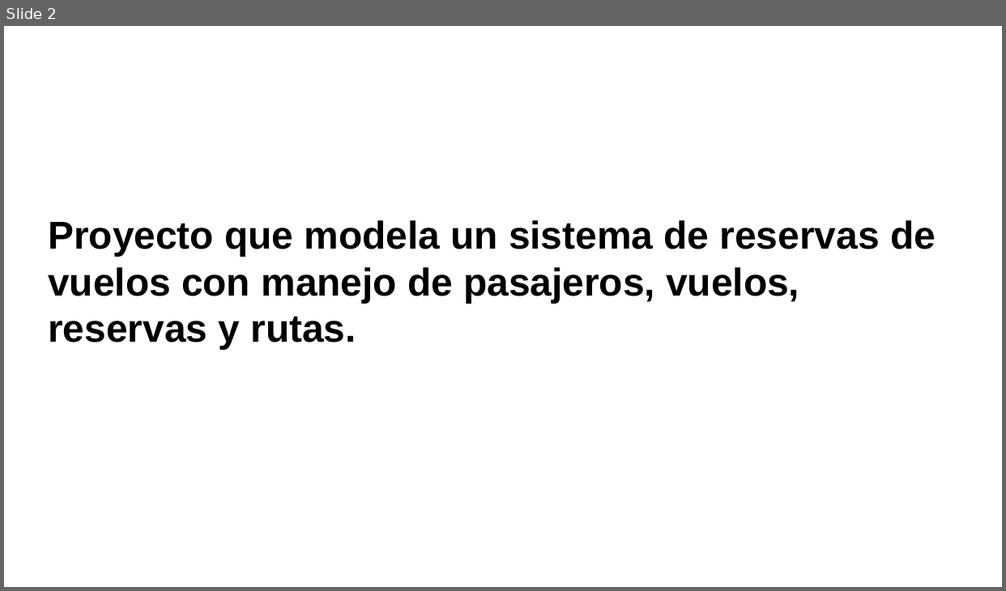
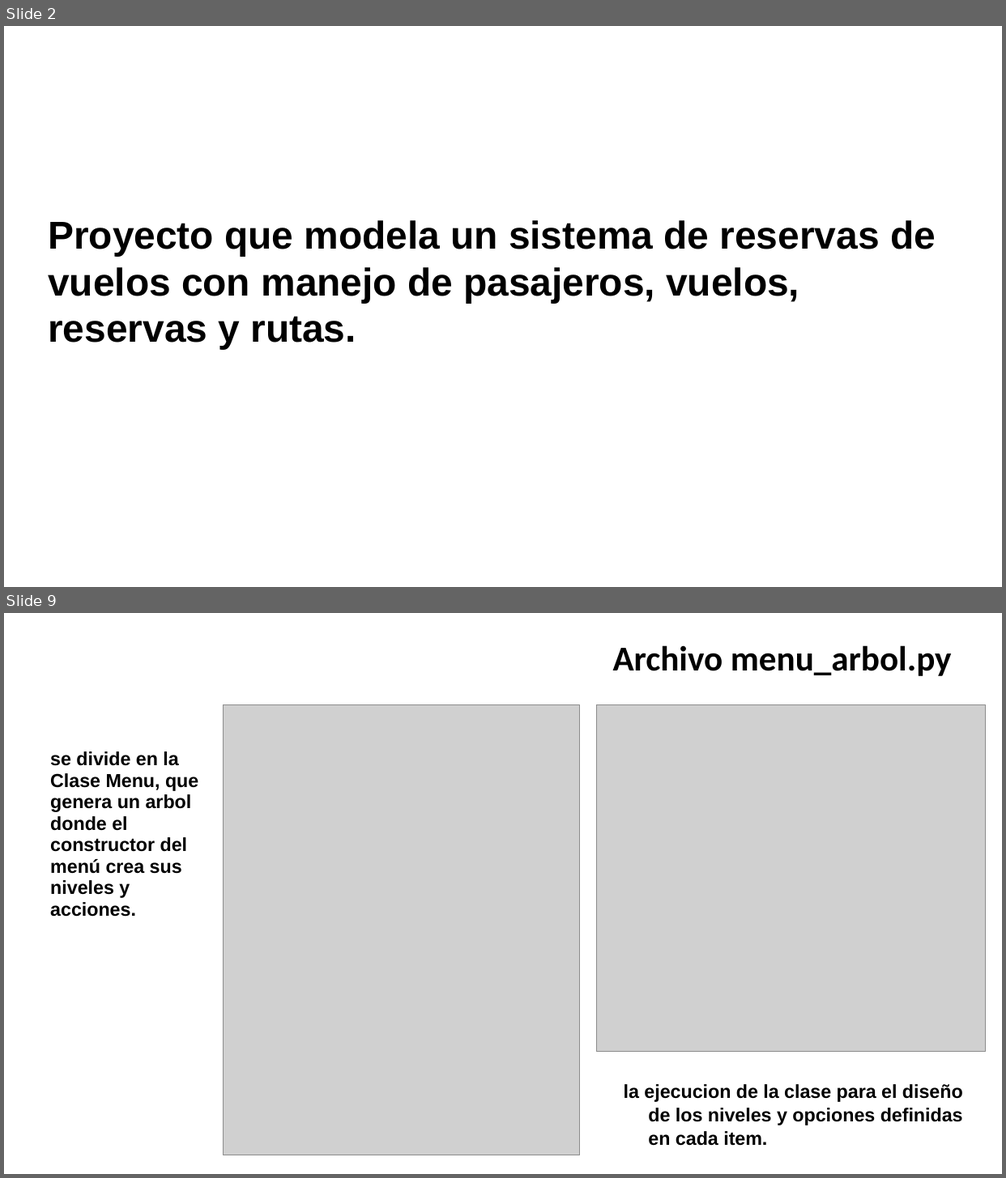
Before and after one commit to MarielaIPS/Final, a slide deck: Sistema de vuelos.pptx. Shown one above the other, each under a label of ours: slide 2 before the commit, slides 2 and 9 after it; the slides between them are not shown. The pictures are 1006x591 and 1006x1178 pixels, drawn with LibreOffice and Linux fonts; fonts in the diff are those of the drawing; grey boxes stand for pictures; background and template pictures are left out. Boxes give left, top, right and bottom in pixels: in the first picture for what was removed or moved away, otherwise in the second. Text is boxed around its words. In the diff, an @@ line names an element or a change of style, - is before the commit and + after.

```diff
--- a/Sistema de vuelos.pptx
+++ b/Sistema de vuelos.pptx
@@ slide 9 added at [4,613,1002,1174], background picture (left out) @@
@@ title added at [613,645,952,676], 25.2 pt, text #000000, bold @@
+  Archivo menu_arbol.py
@@ picture added at [224,705,580,1155] @@
@@ picture added at [597,705,986,1051] @@
@@ text added at [50,752,198,917], 13.6 pt, text #000000, bold @@
+se divide en la Clase Menu, que genera un arbol donde el constructor del menú crea sus niveles y acciones.
@@ text added at [624,1084,963,1146], 13.6 pt, text #000000, bold @@
+la ejecucion de la clase para el diseño de los niveles y opciones definidas en cada item.
```
Also in this commit, not shown: 6 slides changed, 10 other slides added, 1 slide removed, 6 other files.
